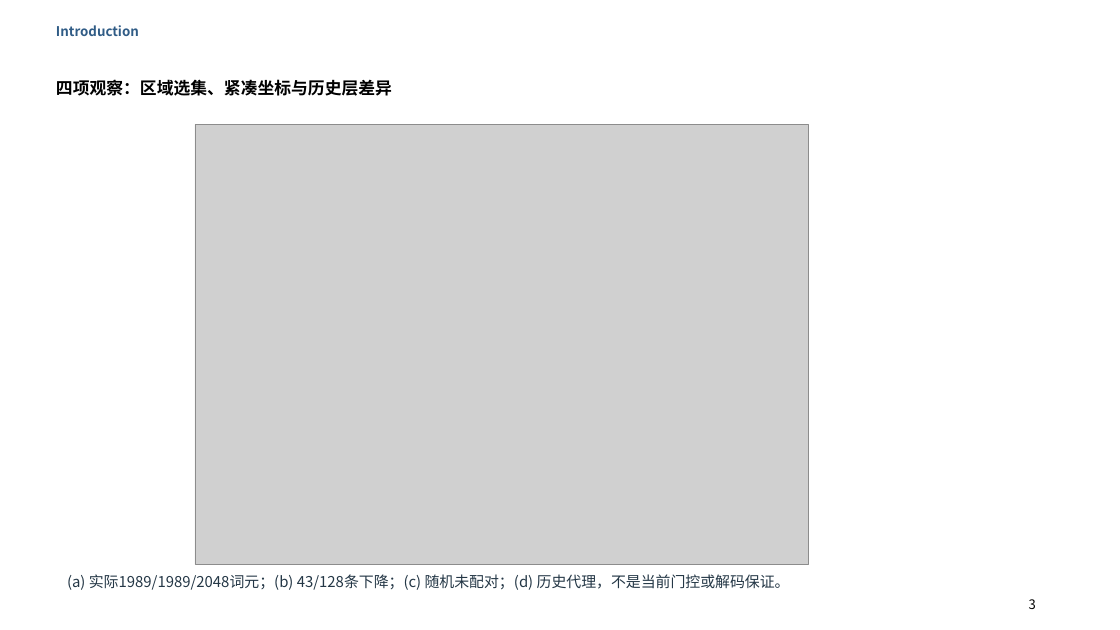
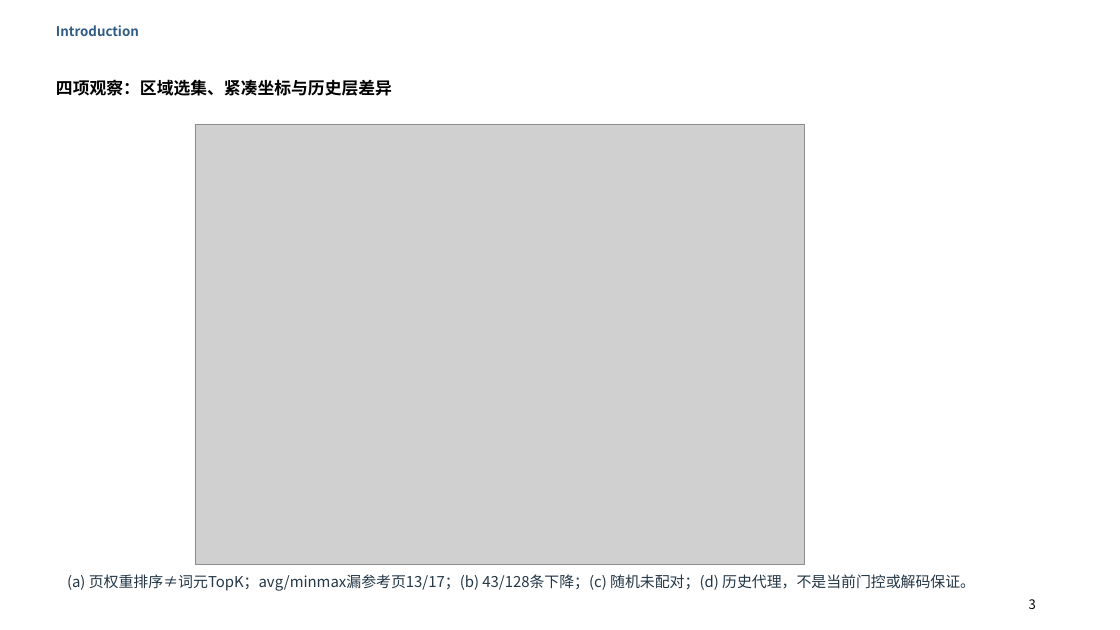
Before and after one commit to Chosen-David/two-level-attention, a slide deck: slide 3 of agent_doc/advice/dac_manuscript/presentation/TwoLevel_UserEdited_20261014.pptx. Drawn at 1120x630 pixels with LibreOffice and Linux fonts; fonts in the diff are those of the drawing; grey boxes stand for pictures. Boxes give left, top, right and bottom in pixels: in the first picture for what was removed or moved away, otherwise in the second. Text is boxed around its words. In the diff, an @@ line names an element or a change of style, - is before the commit and + after.

```diff
--- a/agent_doc/advice/dac_manuscript/presentation/TwoLevel_UserEdited_20261014.pptx
+++ b/agent_doc/advice/dac_manuscript/presentation/TwoLevel_UserEdited_20261014.pptx
@@ picture: place and size @@
-picture at box(195, 124, 808, 564)
+picture at box(195, 124, 804, 564)
@@ text at box(67, 574, 975, 591): text changed @@
-(a) 实际1989/1989/2048词元；(b) 43/128条下降；(c) 随机未配对；(d) 历史代理，不是当前门控或解码保证。
+(a) 页权重排序≠词元TopK；avg/minmax漏参考页13/17；(b) 43/128条下降；(c) 随机未配对；(d) 历史代理，不是当前门控或解码保证。
```
Also in this commit, not shown: 22 other files.
